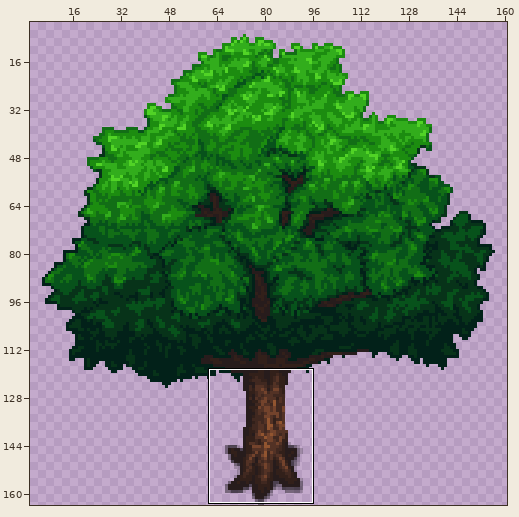
One commit to this pixel-art file: src/concept/sprite/oak_2.aseprite. Above, an overview of the earlier version with the close-up marked.
Close-up. Before:
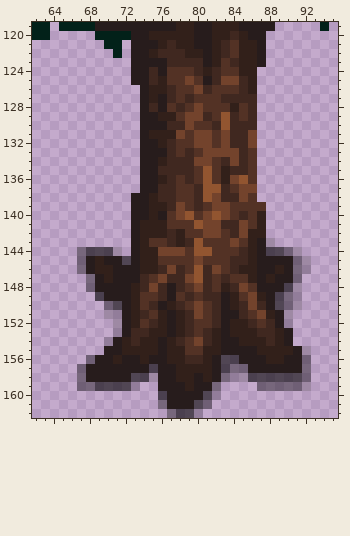
164x164 pixels, 1 frame. Shown: x 62..95, y 119..162. The wide view leaves out empty margins.
Now the later version:
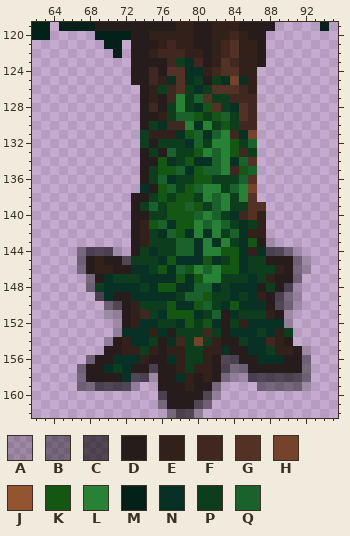
Palette (. is transparent): A #00000032  B #00000064  C #00000096  D #271c1c  E #32201a  F #402820  G #533225  H #73432c  J #925530  K #145713  L #288235  M #022119  N #083125  P #0c3e1e  Q #19622c
Changes in this commit:
layer "Layer 5" added
Layer "Layer 5":
y 123: x 78..79 FF -> PN
y 124: x 79..80 GF -> NN
y 125: x 77 G -> N; x 79..80 HG -> NP; x 82..83 FH -> PN; x 85 F -> N
y 126: x 76 E -> P; x 79..81 GHF -> PNP
y 127: x 78..80 GFG -> LPQ; x 82..83 GF -> PP
y 128: x 77..81 GFGHG -> PLPNK; x 83..84 GE -> PN
y 129: x 77..84 EGHHFGJF -> PQQKPKQP
y 130: x 75..76 DD -> PN; x 79..84 HGGFJF -> LNLPKP
y 131: x 74 D -> P; x 78..83 HGHHGH -> NKQNQL; x 85 F -> N
y 132: x 74 D -> P; x 76..86 EFGGHHGHFFH -> PPPNQPLLKPQ
y 133: x 75 D -> P; x 77..84 FGFGHHHH -> QPPKLQLK; x 86 G -> P
y 134: x 76..85 EFFFHHGFHF -> KNPKNNQLNQ
y 135: x 75..83 DFFFFGJGE -> PKKQNKQQL; x 85..86 FG -> KQ
y 136: x 75..85 DEFGFGJGEHJ -> PQNPPKKPPPQ
y 137: x 74 D -> N; x 76..85 FFGGFJJFGH -> KQPKQLLPQL
y 138: x 75..85 EFFGGFJHFFH -> PKPKKPLQLPL
y 139: x 74..85 DEEFHGFGHHGG -> PQPKKQKPQLPP
y 140: x 75..84 EDGHJGHJHG -> PPKKKQLQPN
y 141: x 75..86 EEGGGJHHFFHG -> KQNKKLQLQPNP
y 142: x 75..85 EEFEGGHHGFH -> PNQKNLNLPQN
y 143: x 75..86 GGFEFJGGGHGE -> PPPQQNLNLPNK
y 144: x 74..85 EEHHHGJJGGGF -> PNPPQQNLLKKN; x 87 D -> N
y 145: x 73..87 DEEGGGGHGGGFFED -> PPPNKNNNKNPKNPP
y 146: x 73..88 DEEFHFGJFHGFEEDD -> NNPKNQKLQLKKNPPP
y 147: x 70..87 EDDDFGHFFHJFGFGGED -> NPPPNNNNKNKLLPPPNP
y 148: x 69..86 DDDDEFHFDFGHFGEFHG -> PNNNNPNKKNNQQNPNNN; x 88 D -> P
y 149: x 70 D -> N; x 73..86 EGGFDGFGFFDEGH -> NNNNNPQQKPPNPN
y 150: x 74..87 GFDEFGHGFDEFHF -> PPPKNNKQPNKNNN
y 151: x 75..82 GEDEFHGF -> PNKKKNPQ; x 84..87 DFGH -> NPPP
y 152: x 74..82 GFEDEFGGF -> NNPPNKPKN; x 84 E -> P; x 86..89 FGFD -> NNNN
y 153: x 72..74 DFF -> NNN; x 76 E -> N; x 78..80 EFG -> PPP; x 82 E -> P; x 84..88 EEEFF -> NNNPN; x 90 D -> P
y 154: x 73..75 FEE -> NNP; x 77 E -> N; x 79 G -> P; x 81 F -> P; x 85..87 EEE -> PNN
y 155: x 74 E -> P; x 79..80 GG -> PP; x 83 D -> N; x 86..88 DEE -> NNP
y 156: x 71..73 EDD -> NNN; x 77 E -> N; x 79..80 FF -> PP; x 87..89 DEE -> NNN
y 157: x 70..72 DDD -> NPN; x 79 E -> P
y 158: x 72 D -> N; x 78 E -> N
Boxes around the changes in both close-ups, in picture pixels (x1, y1, x2, y2):
changed: (95, 58, 293, 382)
